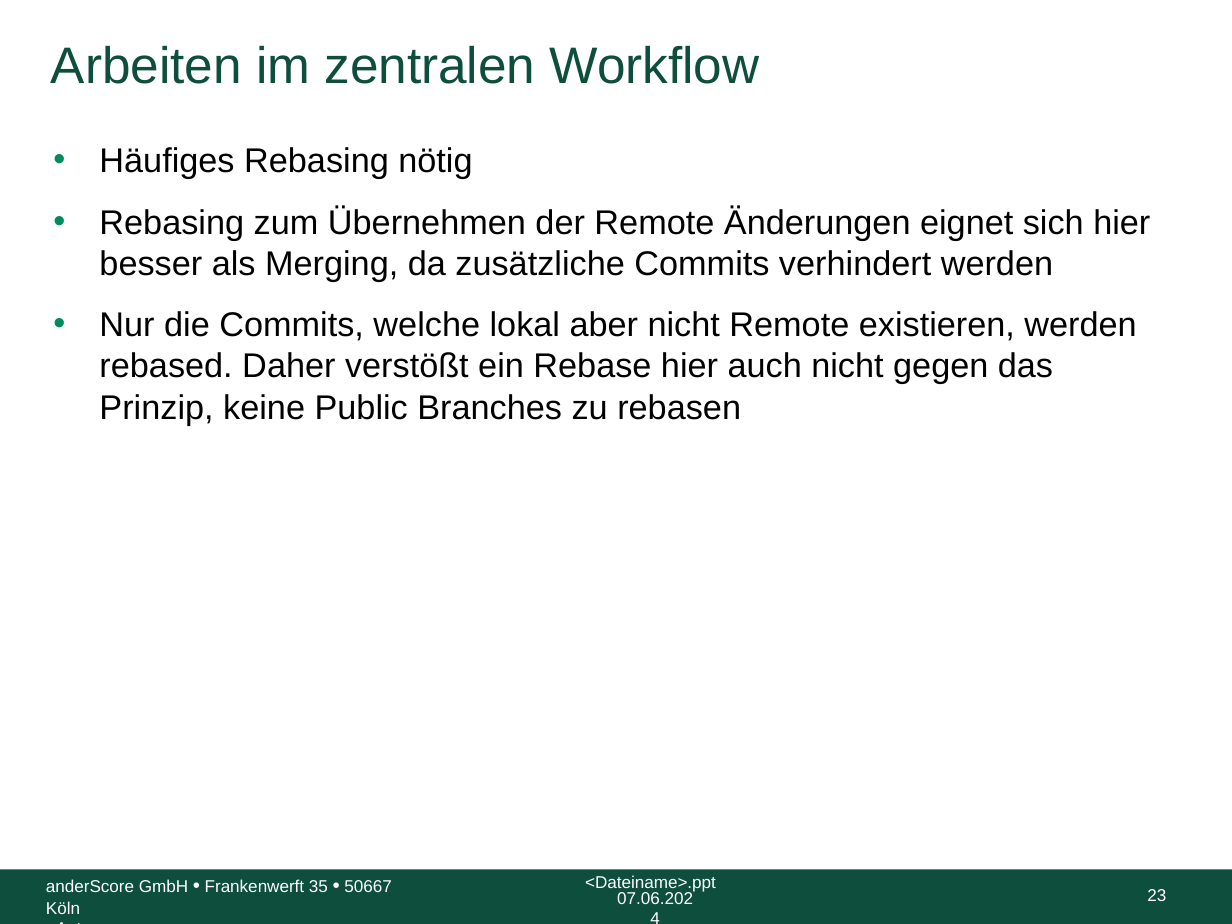
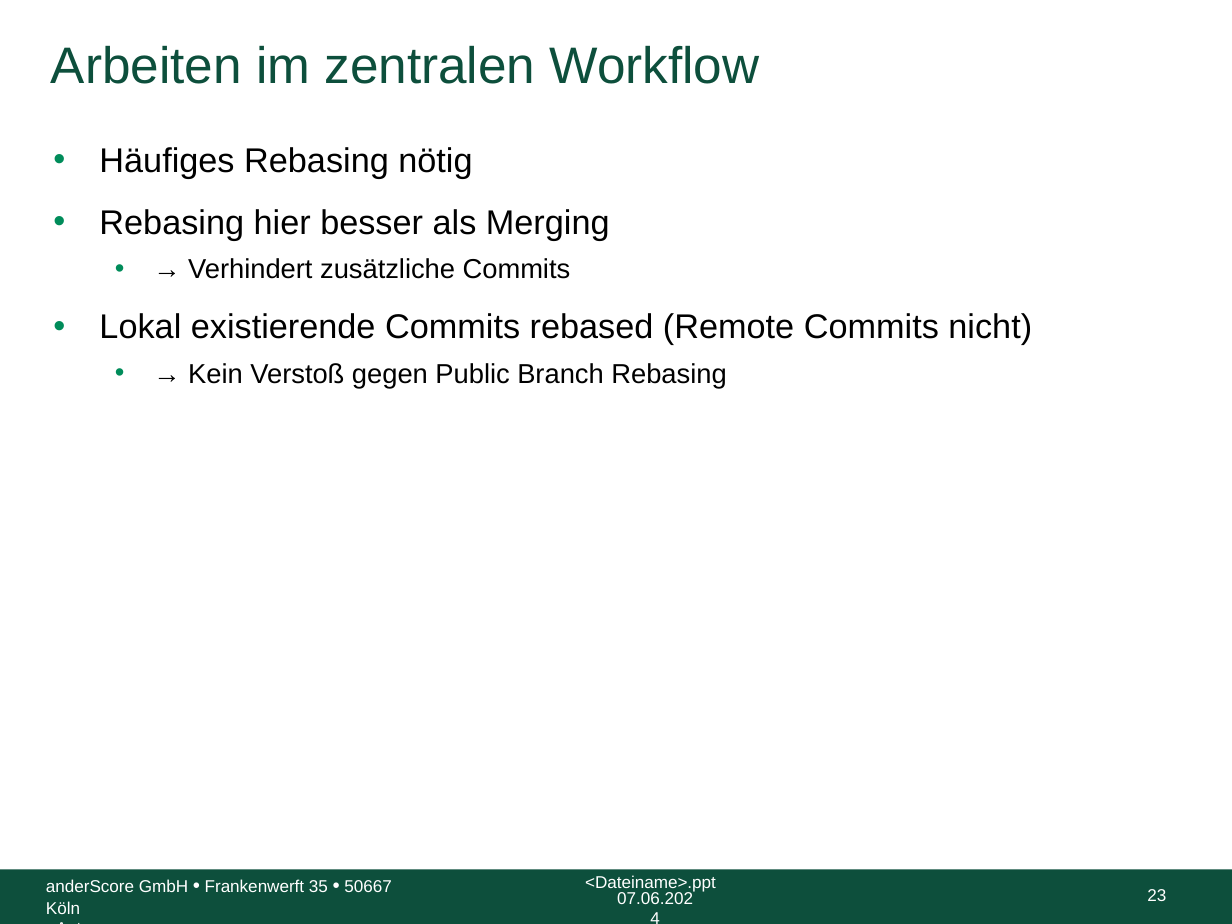
Before and after one commit to anderscore-gmbh/gitlab, a slide deck: slide 23 of slides/Tag-1_6-Git-Workflow-im-Team_Light.pptx. Drawn at 1232x924 pixels with LibreOffice and Linux fonts; fonts in the diff are those of the drawing; background and template pictures are left out. Boxes give left, top, right and bottom in pixels: in the first picture for what was removed or moved away, otherwise in the second. Text is boxed around its words. In the diff, an @@ line names an element or a change of style, - is before the commit and + after.

```diff
--- a/slides/Tag-1_6-Git-Workflow-im-Team_Light.pptx
+++ b/slides/Tag-1_6-Git-Workflow-im-Team_Light.pptx
@@ text at [99,209,1032,389]: text changed @@
-• Rebasing zum Übernehmen der Remote Änderungen eignet sich hier besser als Merging, da zusätzliche Commits verhindert werden
-• Nur die Commits, welche lokal aber nicht Remote existieren, werden rebased. Daher verstößt ein Rebase hier auch nicht gegen das Prinzip, keine Public Branches zu rebasen
+• Rebasing hier besser als Merging
+  • → Verhindert zusätzliche Commits
+• Lokal existierende Commits rebased (Remote Commits nicht)
+  • → Kein Verstoß gegen Public Branch Rebasing
```
Also in this commit, not shown: 7 other slides changed.
